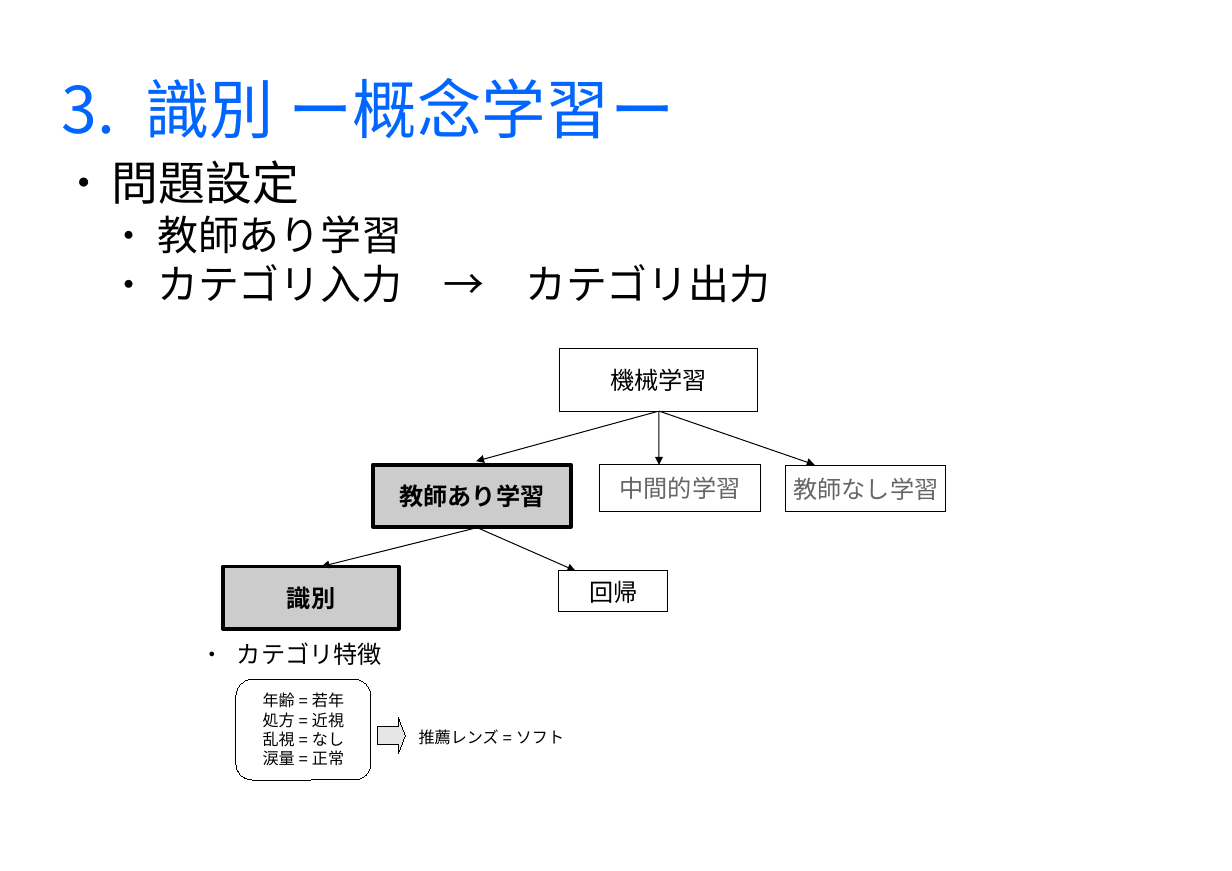
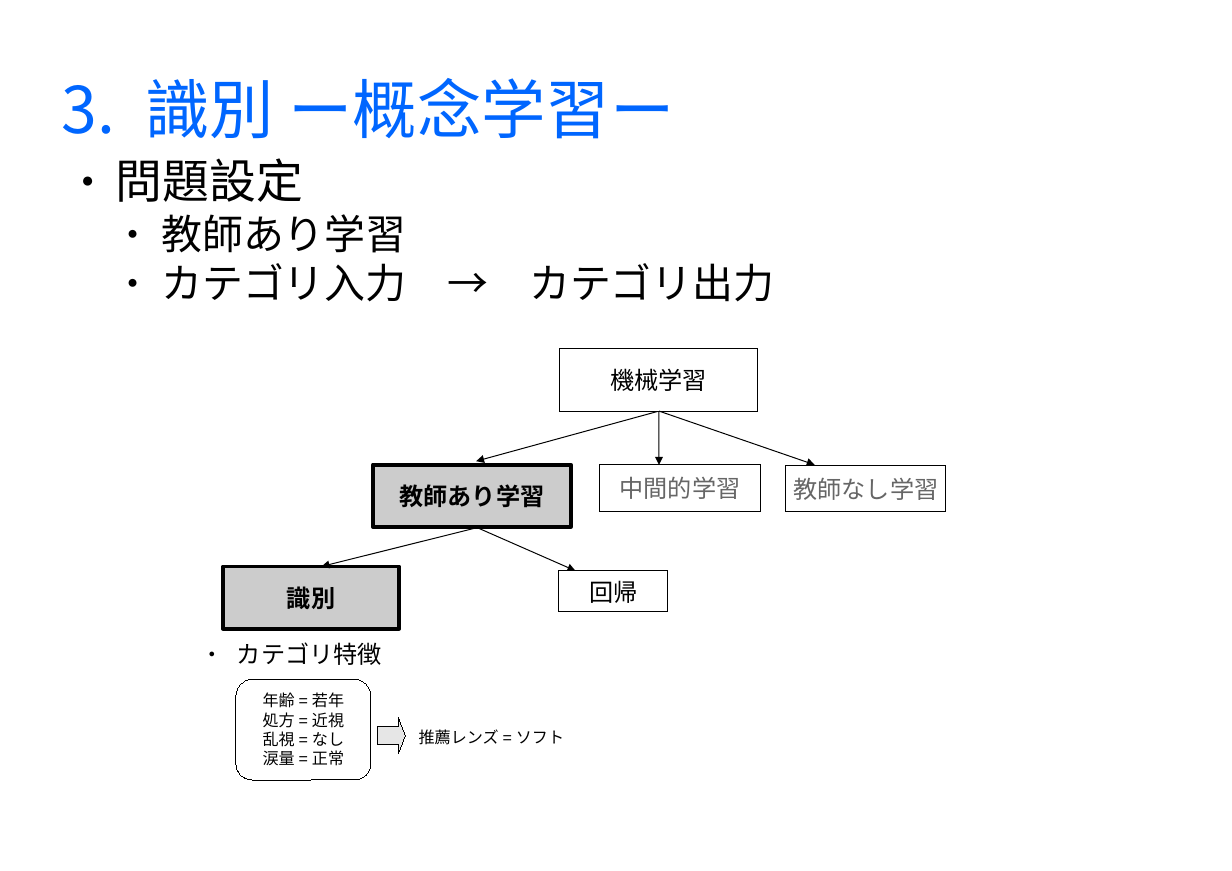
Before and after one commit to MasahiroAraki/MachineLearning, a slide deck: slide 1 of slides/chap03.odp. Drawn at 1232x871 pixels with LibreOffice and Linux fonts; fonts in the diff are those of the drawing. Boxes give left, top, right and bottom in pixels: in the first picture for what was removed or moved away, otherwise in the second. Text is boxed around its words. In the diff, an @@ line names an element or a change of style, - is before the commit and + after.

```diff
--- a/slides/chap03.odp
+++ b/slides/chap03.odp
@@ text "問題設定": place and size @@
-text "問題設定" at (112,160,770,303)
+text "問題設定" at (116,158,774,302)
```
Also in this commit, not shown: 1 other slide changed, 6 other files.
